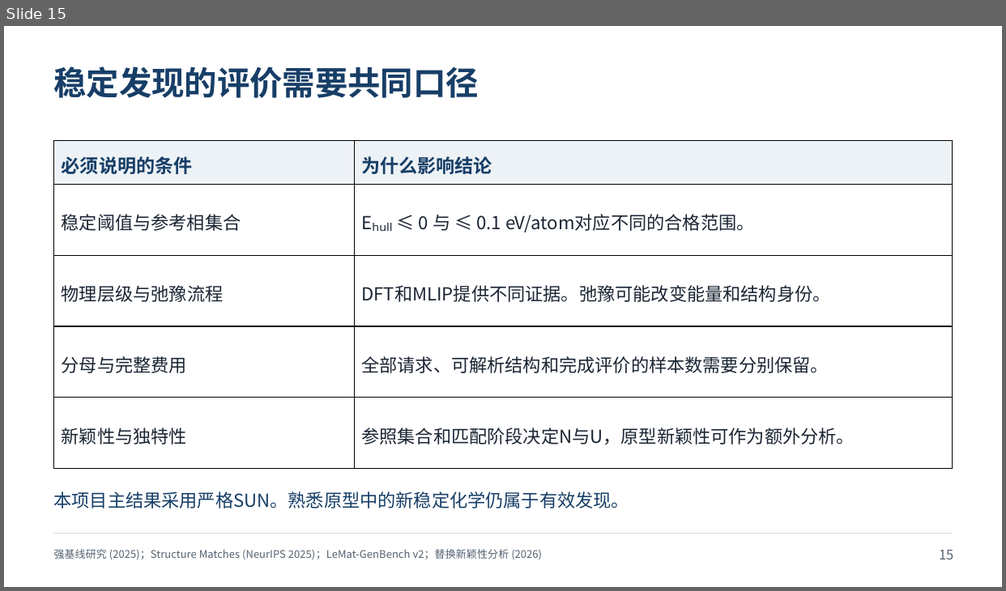
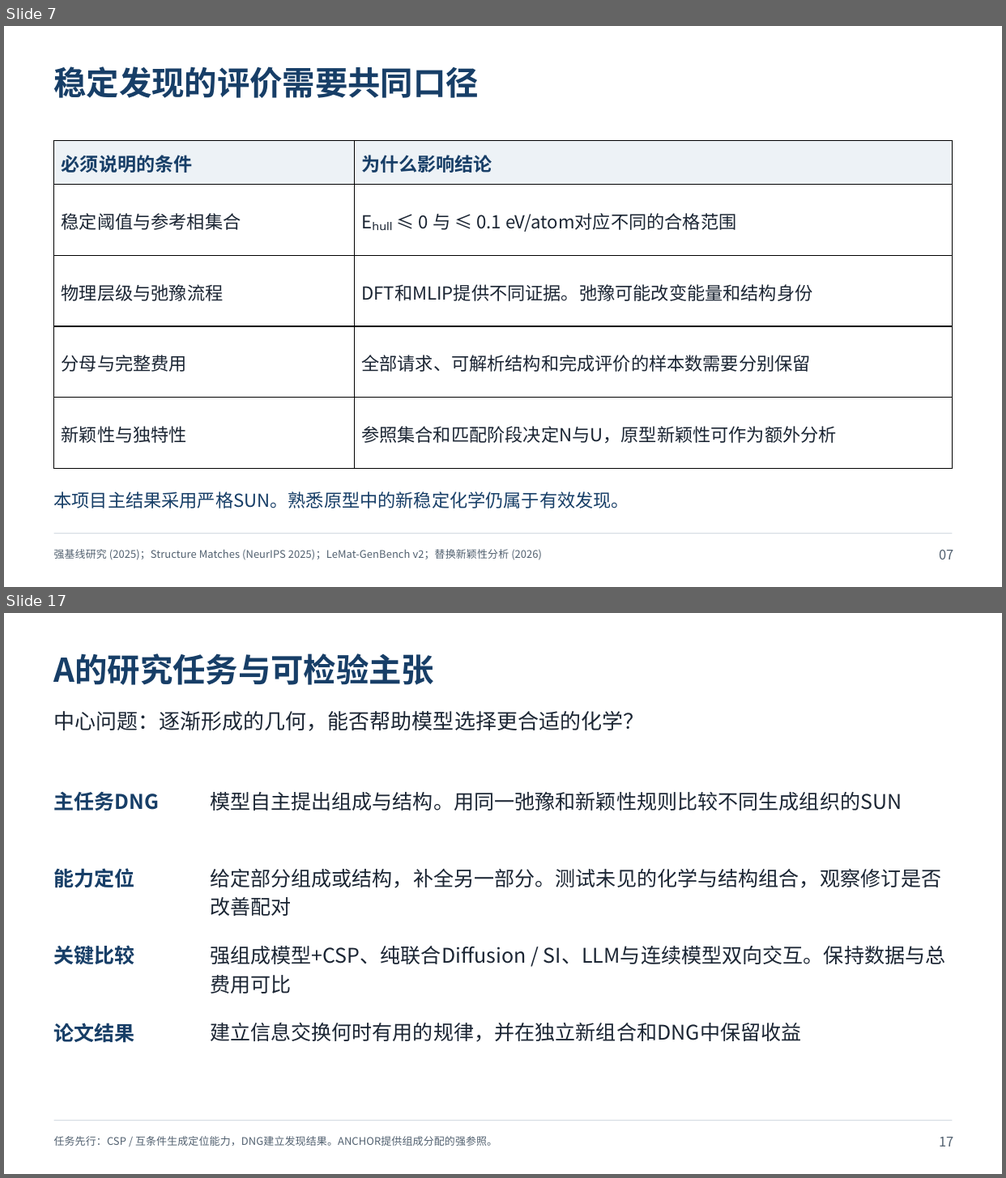
Before and after one commit to YWDDLiang/Research, a slide deck: crystal/evolution/presentation/crystal-generation-research-review.pptx. Shown one above the other, each under a label of ours: slide 15 before the commit, slides 7 and 17 after it; the slides between them are not shown. The pictures are 1006x591 and 1006x1178 pixels, drawn with LibreOffice and Linux fonts; fonts in the diff are those of the drawing. Boxes give left, top, right and bottom in pixels: in the first picture for what was removed or moved away, otherwise in the second. Text is boxed around its words. In the diff, an @@ line names an element or a change of style, - is before the commit and + after.

```diff
--- a/crystal/evolution/presentation/crystal-generation-research-review.pptx
+++ b/crystal/evolution/presentation/crystal-generation-research-review.pptx
@@ slide 17 added at [4, 613, 1002, 1174], background #FFFFFF @@
@@ text added at [54, 653, 435, 685], 31.5 pt, text #173E67, bold @@
+A的研究任务与可检验主张
@@ text added at [54, 711, 645, 731], 20.2 pt, text #1B2533 @@
+中心问题：逐渐形成的几何，能否帮助模型选择更合适的化学？
@@ text added at [54, 791, 160, 811], 19.5 pt, text #173E67, bold @@
+主任务DNG
@@ text added at [210, 792, 901, 811], 19.5 pt, text #1B2533 @@
+模型自主提出组成与结构。用同一弛豫和新颖性规则比较不同生成组织的SUN
@@ text added at [54, 868, 135, 888], 19.5 pt, text #173E67, bold @@
+能力定位
@@ text added at [210, 869, 942, 916], 19.5 pt, text #1B2533 @@
+给定部分组成或结构，补全另一部分。测试未见的化学与结构组合，观察修订是否改善配对
@@ text added at [54, 945, 135, 965], 19.5 pt, text #173E67, bold @@
+关键比较
@@ text added at [210, 946, 946, 994], 19.5 pt, text #1B2533 @@
+强组成模型+CSP、纯联合Diffusion / SI、LLM与连续模型双向交互。保持数据与总费用可比
@@ text added at [54, 1023, 135, 1043], 19.5 pt, text #173E67, bold @@
+论文结果
@@ text added at [210, 1023, 801, 1042], 19.5 pt, text #1B2533 @@
+建立信息交换何时有用的规律，并在独立新组合和DNG中保留收益
@@ line added from (54, 1121) to (953, 1121), #D5DCE3 0.75 pt @@
@@ text added at [54, 1136, 497, 1146], 10.1 pt, text #526170 @@
+任务先行：CSP / 互条件生成定位能力，DNG建立发现结果。ANCHOR提供组成分配的强参照。
@@ text added at [939, 1137, 953, 1147], 12.8 pt, text #526170 @@
+17
@@ what was slide 15 is now slide 7 @@
@@ slide 7 changed as well @@
@@ table at [54, 140, 953, 469] @@
-row 2, column 2: Eₕᵤₗₗ ≤ 0 与 ≤ 0.1 eV/atom对应不同的合格范围。
+row 2, column 2: Eₕᵤₗₗ ≤ 0 与 ≤ 0.1 eV/atom对应不同的合格范围
-row 3, column 2: DFT和MLIP提供不同证据。弛豫可能改变能量和结构身份。
+row 3, column 2: DFT和MLIP提供不同证据。弛豫可能改变能量和结构身份
-row 4, column 2: 全部请求、可解析结构和完成评价的样本数需要分别保留。
+row 4, column 2: 全部请求、可解析结构和完成评价的样本数需要分别保留
-row 5, column 2: 参照集合和匹配阶段决定N与U，原型新颖性可作为额外分析。
+row 5, column 2: 参照集合和匹配阶段决定N与U，原型新颖性可作为额外分析
@@ line spacing 1.18 to 1.08 @@
@@ text at [939, 550, 953, 560]: text changed @@
-15
+07
```
Also in this commit, not shown: 13 other slides changed, 15 other slides added, 14 slides removed, 5 other files.
